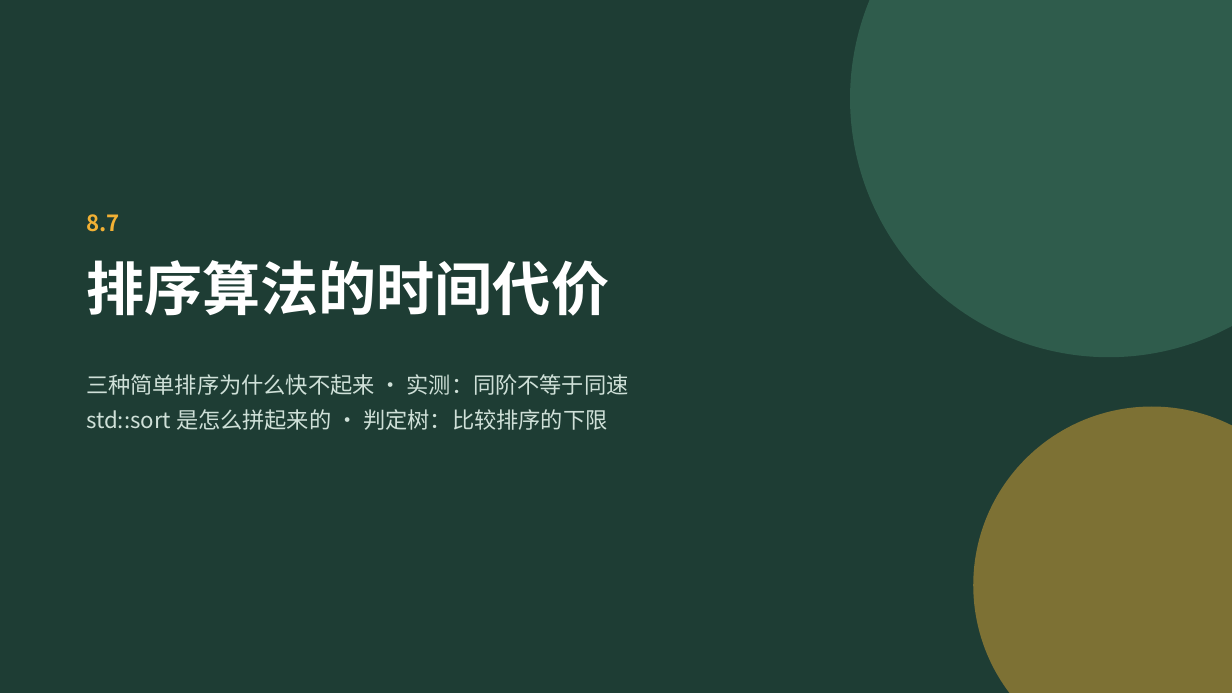
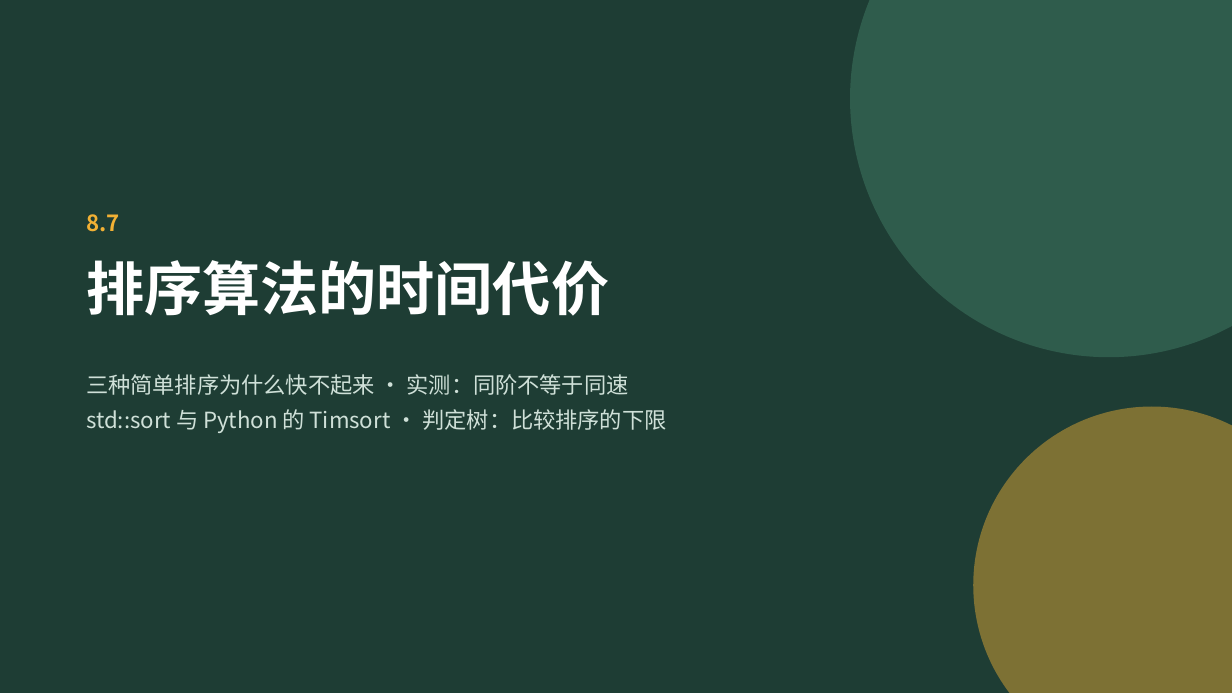
Before and after one commit to GMyhf/2026fall-cs201, a slide deck: slide 67 of courseware/202609_DSA_08_Sorting.pptx (slide 62 before the commit). Drawn at 1232x693 pixels with LibreOffice and Linux fonts; fonts in the diff are those of the drawing. Boxes give left, top, right and bottom in pixels: in the first picture for what was removed or moved away, otherwise in the second. Text is boxed around its words. In the diff, an @@ line names an element or a change of style, - is before the commit and + after.

```diff
--- a/courseware/202609_DSA_08_Sorting.pptx
+++ b/courseware/202609_DSA_08_Sorting.pptx
@@ text at (86,409,667,433): text changed @@
-std::sort 是怎么拼起来的 · 判定树：比较排序的下限
+std::sort 与 Python 的 Timsort · 判定树：比较排序的下限
```
Also in this commit, not shown: 38 other slides changed, 6 slides added, 2 other files.
